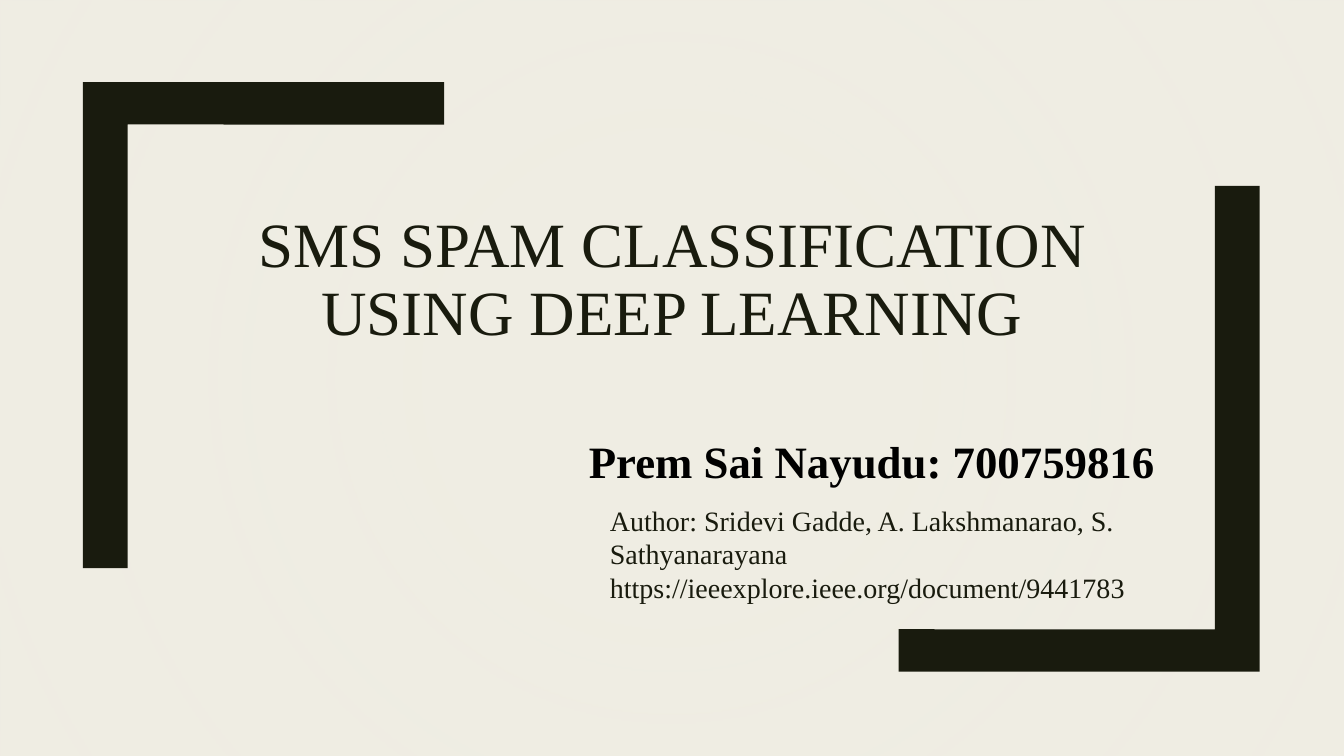
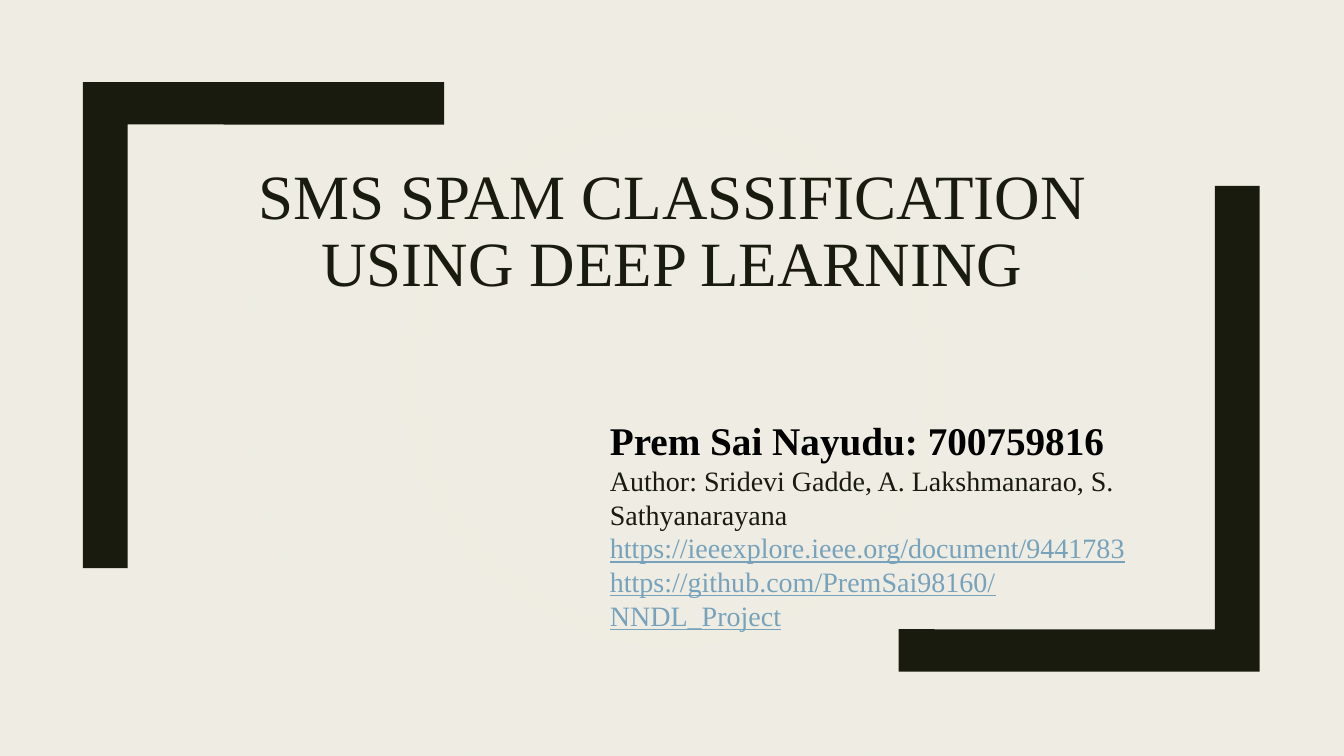
Before and after one commit to PremSai98160/NNDL_Project, a slide deck: slide 1 of NNDL project.pptx. Drawn at 1344x756 pixels with LibreOffice and Linux fonts; fonts in the diff are those of the drawing; background and template pictures are left out. Boxes give left, top, right and bottom in pixels: in the first picture for what was removed or moved away, otherwise in the second. Text is boxed around its words. In the diff, an @@ line names an element or a change of style, - is before the commit and + after.

```diff
--- a/NNDL project.pptx
+++ b/NNDL project.pptx
@@ title "SMS SPAM CLASSIFICATION USING DEEP ...": place and size @@
-title "SMS SPAM CLASSIFICATION USING DEEP ..." at (258, 225, 1086, 336)
+title "SMS SPAM CLASSIFICATION USING DEEP ..." at (258, 177, 1086, 287)
@@ text "Prem Sai Nayudu: 700759816": place and size @@
-text "Prem Sai Nayudu: 700759816" at (610, 511, 1125, 603)
+text "Prem Sai Nayudu: 700759816" at (610, 427, 1125, 631)
@@ text removed at (589, 447, 1155, 487) @@
-Prem Sai Nayudu: 700759816
@@ text at (610, 427, 1104, 463): paragraph added @@
+Prem Sai Nayudu: 700759816
@@ text at (610, 538, 1125, 564): text colour #191B0E to #77A2BB, underline on in "https://ieeexplore.ieee.org/document/9441783" @@
@@ text at (610, 572, 995, 631): paragraph added @@
+https://github.com/PremSai98160/NNDL_Project
```
Also in this commit, not shown: 1 slide added.
